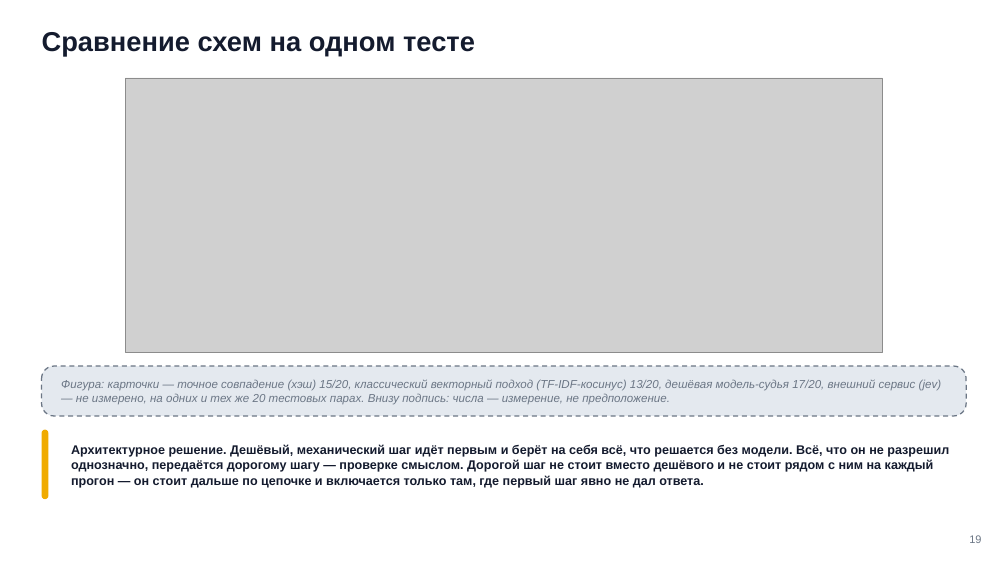
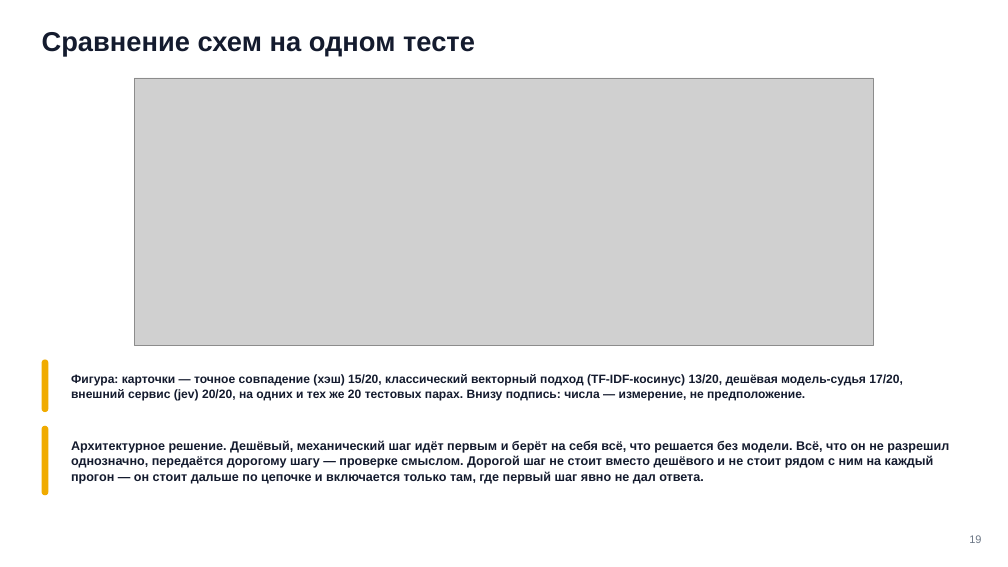
Before and after one commit to tellina-study/AI-usage-lessons, a slide deck: slide 19 of library/seminars/sem-08/rendered/sem-08.pptx. Drawn at 1008x567 pixels with LibreOffice and Linux fonts; fonts in the diff are those of the drawing; grey boxes stand for pictures. Boxes give left, top, right and bottom in pixels: in the first picture for what was removed or moved away, otherwise in the second. Text is boxed around its words. In the diff, an @@ line names an element or a change of style, - is before the commit and + after.

```diff
--- a/library/seminars/sem-08/rendered/sem-08.pptx
+++ b/library/seminars/sem-08/rendered/sem-08.pptx
@@ picture: place and size @@
-picture at [126,78,883,352]
+picture at [135,78,874,346]
@@ rounded rectangle removed at [42,366,966,416] @@
@@ rounded rectangle added at [42,360,48,413], fill #F0AB00 @@
@@ text at [71,374,903,400]: text changed; size 11 to 11.5 pt; text colour #6B7685 to #141B2E; bold on; italic off @@
-Фигура: карточки — точное совпадение (хэш) 15/20, классический векторный подход (TF-IDF-косинус) 13/20, дешёвая модель-судья 17/20, внешний сервис (jev) — не измерено, на одних и тех же 20 тестовых парах. Внизу подпись: числа — измерение, не предположение.
+Фигура: карточки — точное совпадение (хэш) 15/20, классический векторный подход (TF-IDF-косинус) 13/20, дешёвая модель-судья 17/20, внешний сервис (jev) 20/20, на одних и тех же 20 тестовых парах. Внизу подпись: числа — измерение, не предположение.
@@ rounded rectangle: place and size @@
-rounded rectangle at [42,430,48,499]
+rounded rectangle at [42,426,48,495]
@@ text "Архитектурное решение. Дешёвый, механический шаг ...": place and size @@
-text "Архитектурное решение. Дешёвый, механический шаг ..." at [71,444,949,488]
+text "Архитектурное решение. Дешёвый, механический шаг ..." at [71,440,949,484]
```
Also in this commit, not shown: 1 other slide changed, 11 other files.
